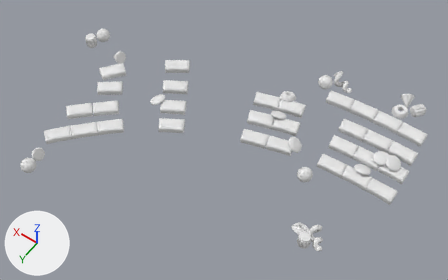
The FBX model MWC_23/SM_Cojines/SM_Cojines.fbx as it was, and as the next commit left it.
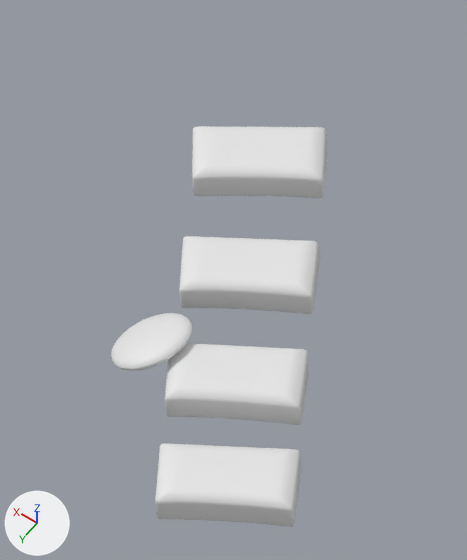
The first picture shows the older version from a camera (50 mm lens) standing at (5.22, 30.94, 22.15) and looking at (15.11, 17.09, 0.4). The close-ups show both versions on the part from 29% to 48% of the width and 13% to 50% of the height of that picture; other places that the commit changed are outside them. Every picture has the same lights, and +X, +Y and +Z are marked at lower left. Materials are left out; every surface is plain grey.

In view in the first close-up: 'Cojin Circular.007', 'Cojin Rectangulo.006', 'Cojin Rectangulo.015', 'Cojin Rectangulo.023', 'Cojin Rectangulo.029'.
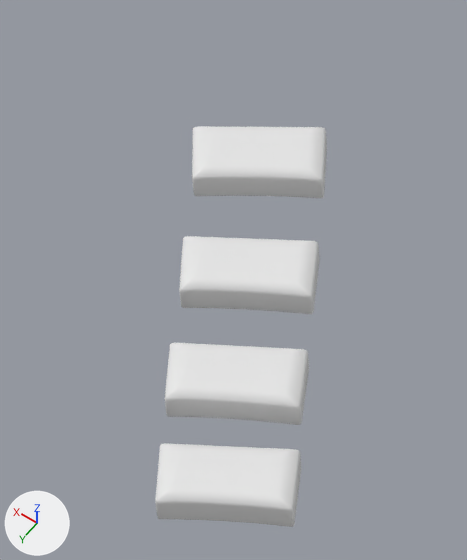
Boxes [x1, y1, x2, y2] around the edits, measured in the close-ups (467 x 560 px):
'Cojin Circular.007', deleted
    before: [111, 313, 192, 371]

Diff of the bpy script that builds the scene:
```diff
--- a/MWC_23/SM_Cojines/SM_Cojines.fbx.py
+++ b/MWC_23/SM_Cojines/SM_Cojines.fbx.py
@@ ob_cojin_circular_007 @@
-ob_cojin_circular_007 = bpy.data.objects.new('Cojin Circular.007', me_cube_003)
-ob_cojin_circular_007.parent = ob_cojines_circulares
-ob_cojin_circular_007.location = (18.86, 17.12, 0.673)
-ob_cojin_circular_007.rotation_euler = (0.0, 0.438, 0.0)  # degrees (0, 25, 0)
```
